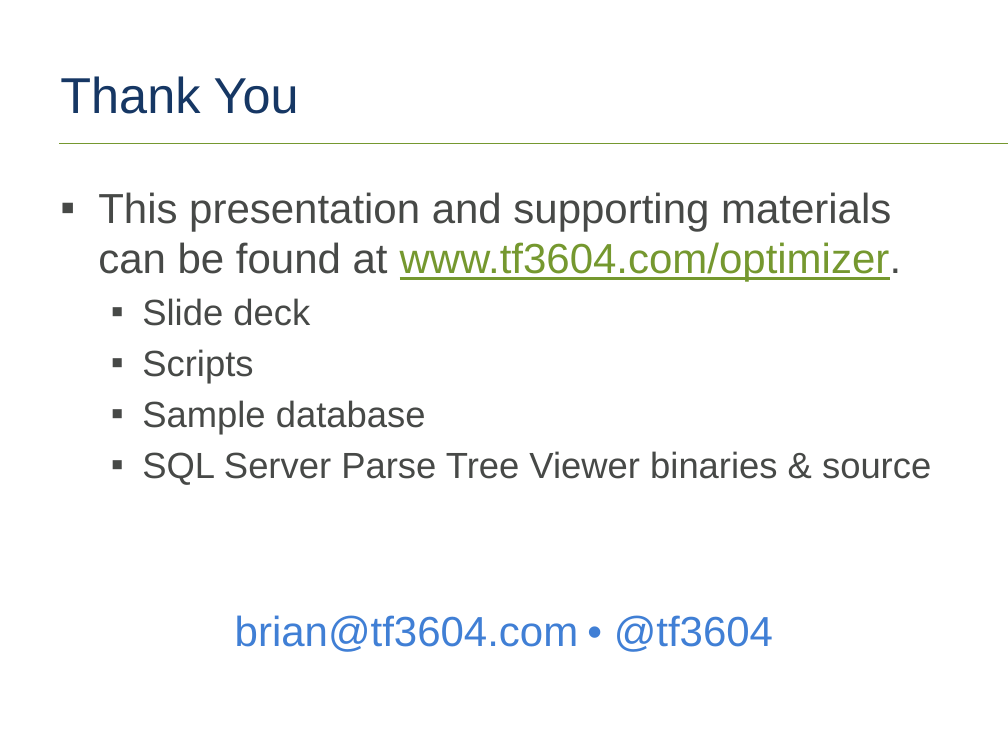
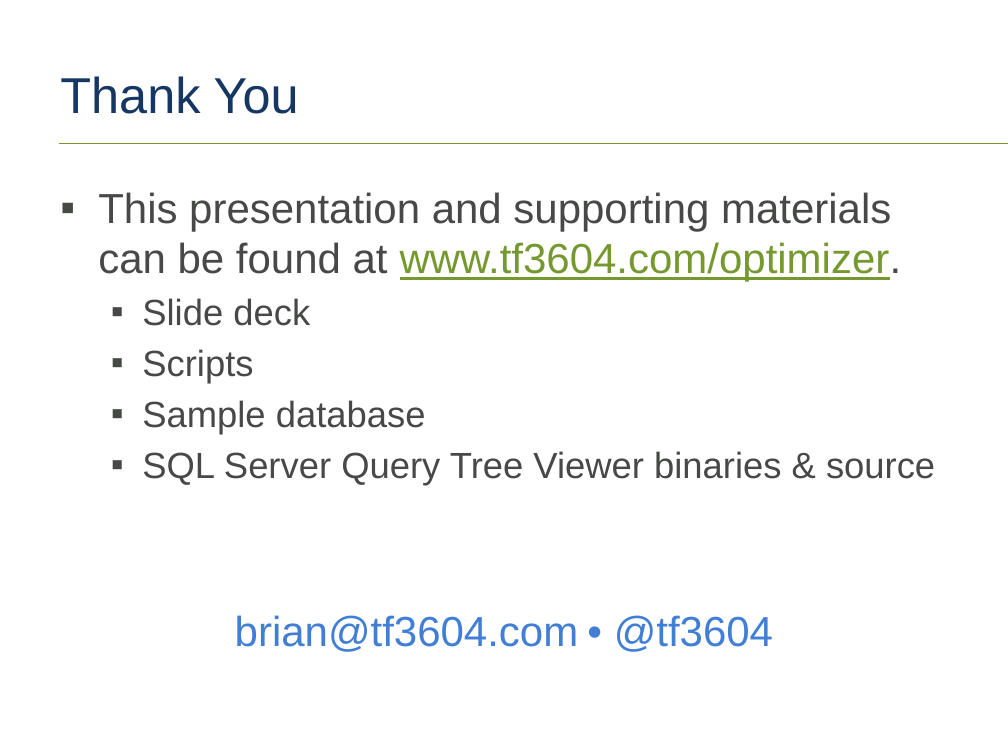
Before and after one commit to tf3604/OptimizerPresentation, a slide deck: slide 62 of Optimizer.pptx. Drawn at 1008x756 pixels with LibreOffice and Linux fonts; fonts in the diff are those of the drawing; background and template pictures are left out. Boxes give left, top, right and bottom in pixels: in the first picture for what was removed or moved away, otherwise in the second. Text is boxed around its words. In the diff, an @@ line names an element or a change of style, - is before the commit and + after.

```diff
--- a/Optimizer.pptx
+++ b/Optimizer.pptx
@@ text at [142, 451, 935, 486]: text changed @@
-  ▪ SQL Server Parse Tree Viewer binaries & source
+  ▪ SQL Server Query Tree Viewer binaries & source
```
Also in this commit, not shown: 2 other slides changed.
